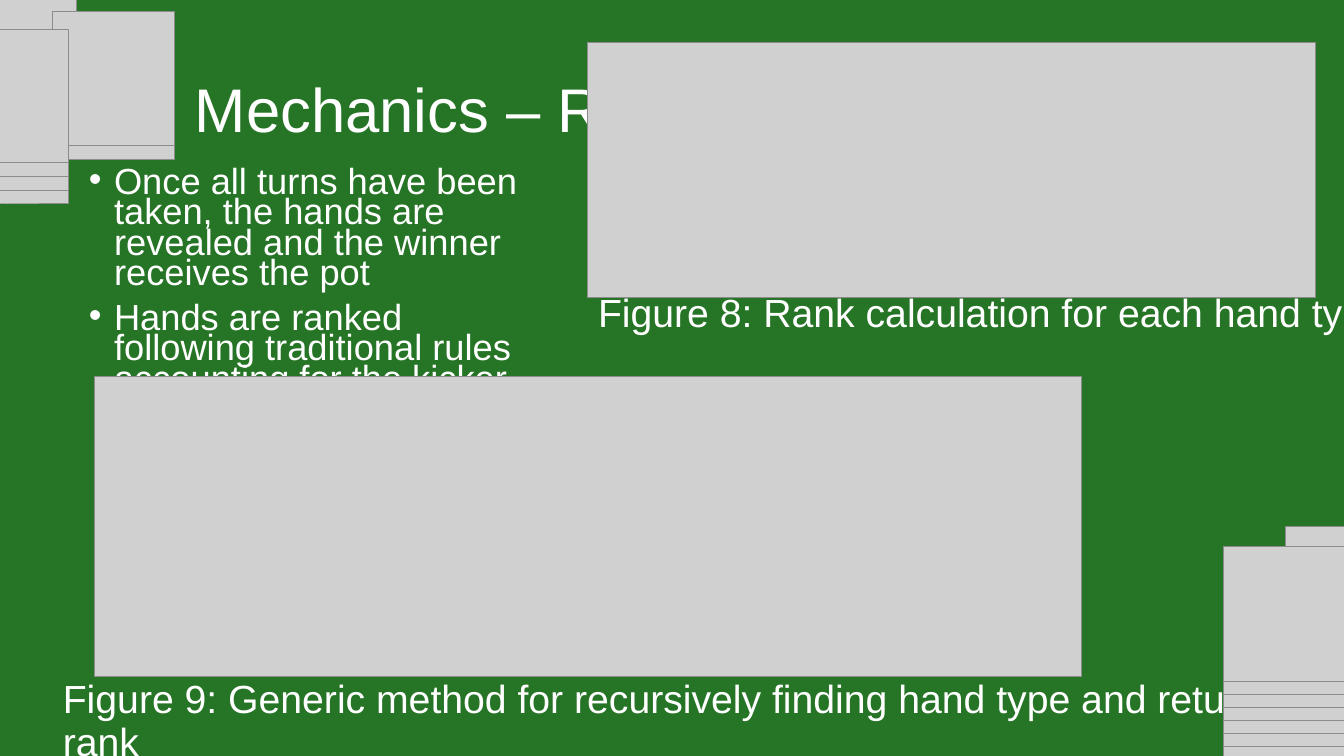
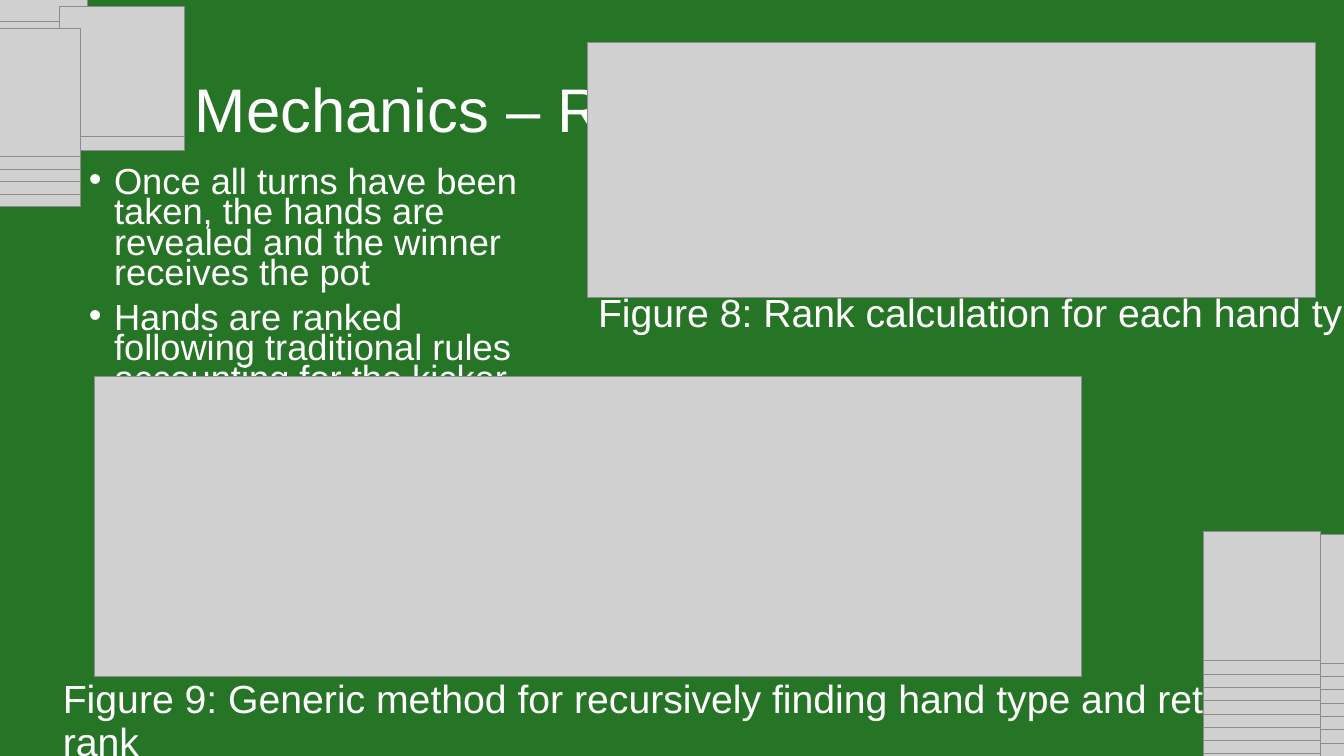
Before and after one commit to IsabelHampton/bluffs-and-bribes, a slide deck: slide 8 of Docs/Bluffs & Bribes Pitch.pptx. Drawn at 1344x756 pixels with LibreOffice and Linux fonts; fonts in the diff are those of the drawing; grey boxes stand for pictures. Boxes give left, top, right and bottom in pixels: in the first picture for what was removed or moved away, otherwise in the second. Text is boxed around its words. In the diff, an @@ line names an element or a change of style, - is before the commit and + after.

```diff
--- a/Docs/Bluffs & Bribes Pitch.pptx
+++ b/Docs/Bluffs & Bribes Pitch.pptx
@@ picture: place and size @@
-picture at [0,0,76,91]
+picture at [0,0,88,91]
@@ picture: place and size @@
-picture at [0,0,76,77]
+picture at [0,0,88,77]
@@ picture: place and size @@
-picture at [0,0,76,64]
+picture at [0,0,88,64]
@@ picture: place and size @@
-picture at [0,29,69,163]
+picture at [0,28,82,157]
@@ picture removed at [0,0,76,118] @@
@@ picture removed at [0,0,76,105] @@
@@ picture: place and size @@
-picture at [52,11,174,146]
+picture at [59,20,185,150]
@@ picture: place and size @@
-picture at [52,25,174,160]
+picture at [59,7,185,137]
@@ picture: place and size @@
-picture at [0,42,69,176]
+picture at [0,40,82,169]
@@ picture: place and size @@
-picture at [0,56,69,191]
+picture at [0,53,82,182]
@@ picture: place and size @@
-picture at [0,71,69,205]
+picture at [0,78,82,207]
@@ group added at [0,0,88,195]: 4 pictures @@
@@ picture added at [1204,531,1321,660] @@
@@ picture: place and size @@
-picture at [1286,526,1344,661]
+picture at [1286,534,1344,663]
@@ picture: place and size @@
-picture at [1224,560,1344,695]
+picture at [1204,559,1321,688]
@@ picture: place and size @@
-picture at [1224,547,1344,683]
+picture at [1204,545,1321,675]
@@ picture: place and size @@
-picture at [1286,554,1344,689]
+picture at [1286,561,1344,690]
@@ picture: place and size @@
-picture at [1286,540,1344,676]
+picture at [1286,547,1344,677]
@@ picture: place and size @@
-picture at [1224,586,1344,721]
+picture at [1204,585,1321,714]
@@ picture: place and size @@
-picture at [1224,573,1344,708]
+picture at [1204,572,1321,701]
@@ picture: place and size @@
-picture at [1224,599,1344,734]
+picture at [1204,598,1321,727]
@@ picture: place and size @@
-picture at [1286,582,1344,717]
+picture at [1286,588,1344,717]
@@ picture: place and size @@
-picture at [1286,568,1344,703]
+picture at [1286,574,1344,703]
@@ picture: place and size @@
-picture at [1224,625,1344,756]
+picture at [1204,625,1321,754]
@@ picture: place and size @@
-picture at [1224,612,1344,747]
+picture at [1204,612,1321,741]
@@ picture: place and size @@
-picture at [1286,623,1344,756]
+picture at [1286,627,1344,756]
@@ picture: place and size @@
-picture at [1286,609,1344,744]
+picture at [1286,614,1344,743]
@@ picture: place and size @@
-picture at [1286,596,1344,731]
+picture at [1286,601,1344,730]
@@ picture: place and size @@
-picture at [1224,650,1344,756]
+picture at [1204,651,1321,756]
@@ picture: place and size @@
-picture at [1224,638,1344,756]
+picture at [1204,638,1321,756]
@@ picture: place and size @@
-picture at [1224,663,1344,756]
+picture at [1204,664,1321,756]
@@ picture added at [1204,679,1321,756] @@
@@ picture added at [1204,692,1321,756] @@
```
Also in this commit, not shown: 20 other slides changed, 1 other file.
